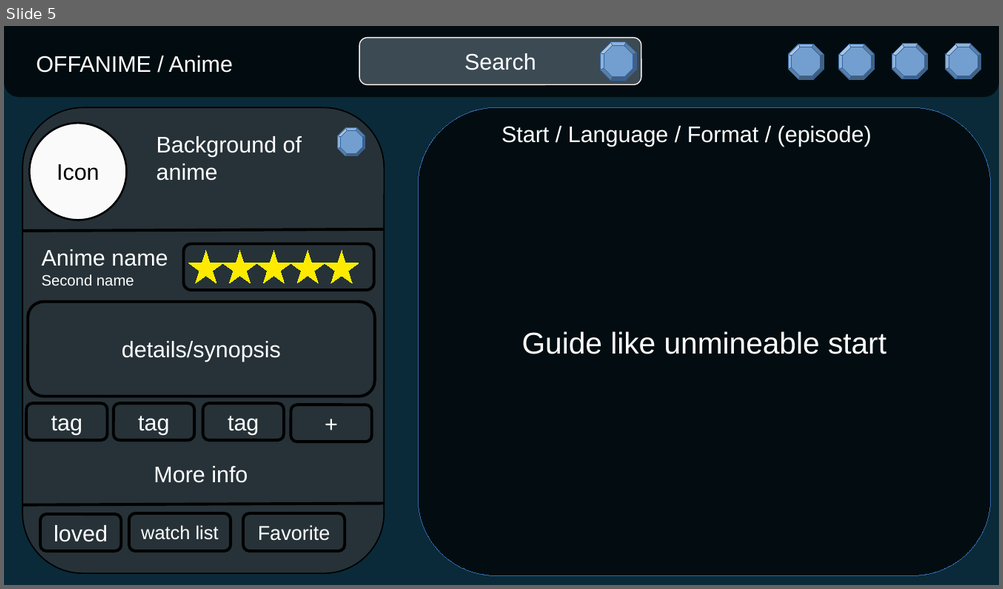
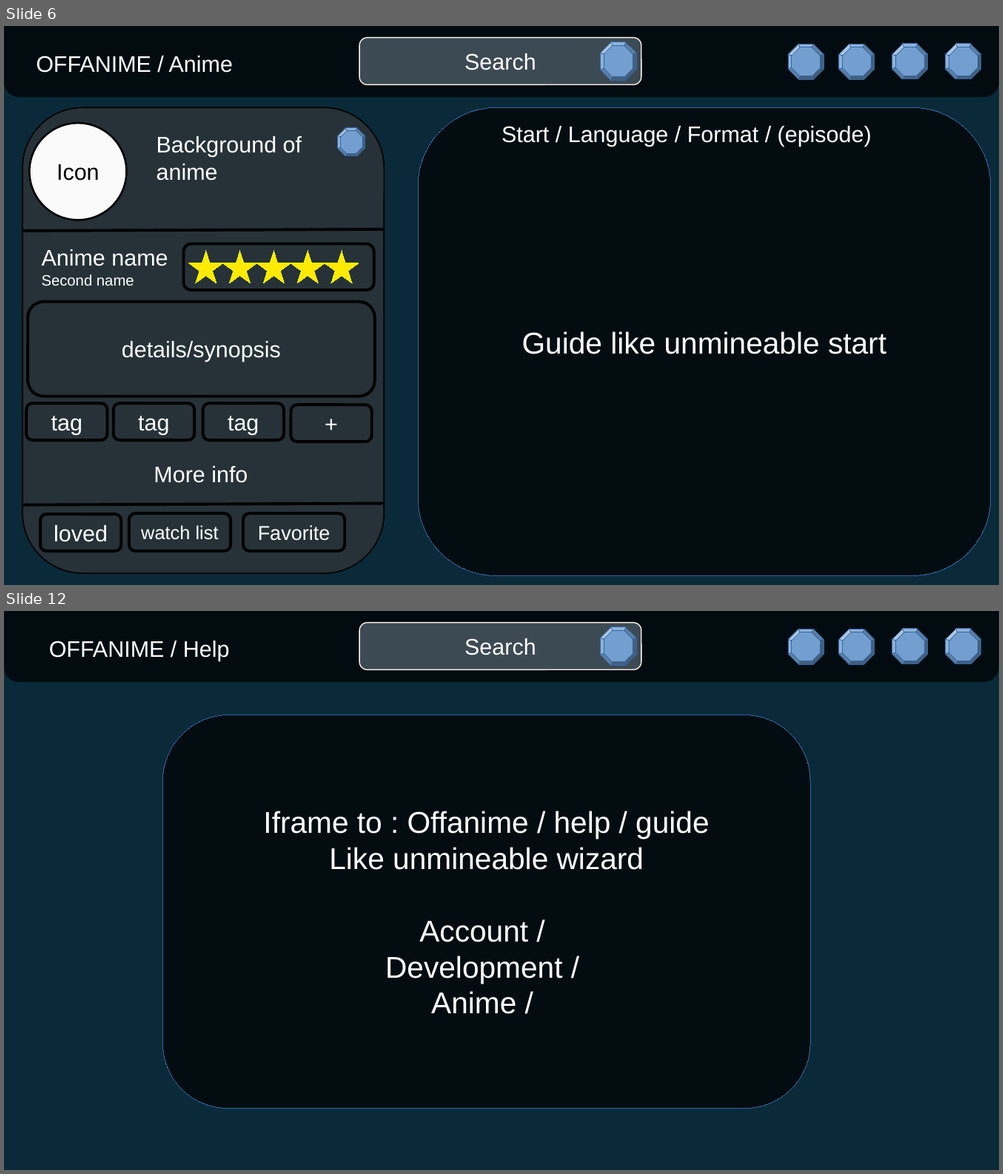
Before and after one commit to lebgdu543/OfflineAnime, a slide deck: offline anime website.odp. Shown one above the other, each under a label of ours: slide 5 before the commit, slides 6 and 12 after it; the slides between them are not shown. The pictures are 1003x589 and 1003x1174 pixels, drawn with LibreOffice and Linux fonts; fonts in the diff are those of the drawing. Boxes give left, top, right and bottom in pixels: in the first picture for what was removed or moved away, otherwise in the second. Text is boxed around its words. In the diff, an @@ line names an element or a change of style, - is before the commit and + after.

```diff
--- a/offline anime website.odp
+++ b/offline anime website.odp
@@ slide 12 added at (x1=4, y1=611, x2=999, y2=1170), background #0A2A39 @@
@@ rounded rectangle added at (x1=4, y1=611, x2=999, y2=681), fill #000000 at 70% opacity @@
@@ rounded rectangle added at (x1=360, y1=623, x2=641, y2=669), fill #778899 at 50% opacity, outline #FFF5EE 0.79 pt, 18 pt, text #FFFFFF @@
+Search
@@ freeform shape added at (x1=600, y1=627, x2=637, y2=665), fill #729FCF, outline #3465A4 0 pt @@
@@ freeform shape added at (x1=788, y1=629, x2=823, y2=664), fill #729FCF, outline #3465A4 0 pt @@
@@ freeform shape added at (x1=839, y1=629, x2=874, y2=664), fill #729FCF, outline #3465A4 0 pt @@
@@ freeform shape added at (x1=892, y1=629, x2=928, y2=664), fill #729FCF, outline #3465A4 0 pt @@
@@ freeform shape added at (x1=945, y1=629, x2=981, y2=664), fill #729FCF, outline #3465A4 0 pt @@
@@ text added at (x1=49, y1=641, x2=230, y2=661), 18 pt, text #FFFFFF @@
+OFFANIME / Help
@@ rounded rectangle added at (x1=163, y1=715, x2=810, y2=1108), fill #030D11, outline #3465A4 0 pt, 24 pt, text #FFFFFF @@
+Iframe to : Offanime / help / guide
+Like unmineable wizard
+Account /
+Development /
+Anime /
@@ what was slide 5 is now slide 6 @@
```
Also in this commit, not shown: 4 slides changed, 6 other slides added.
